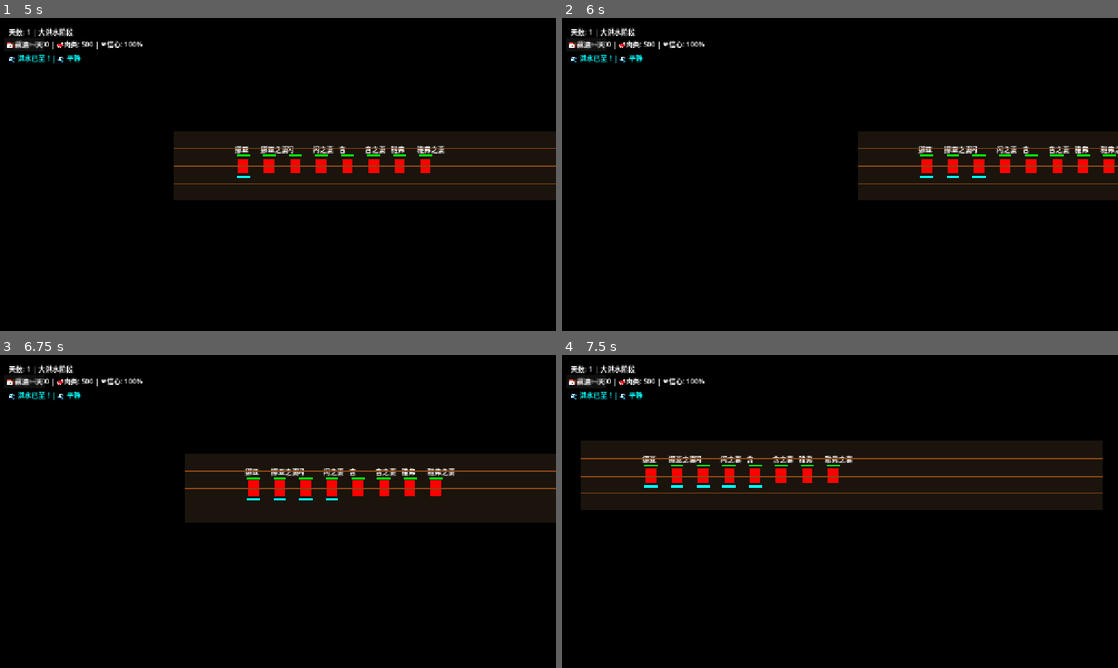
Above: before the commit, frames 1-4 (two rows, left to right).
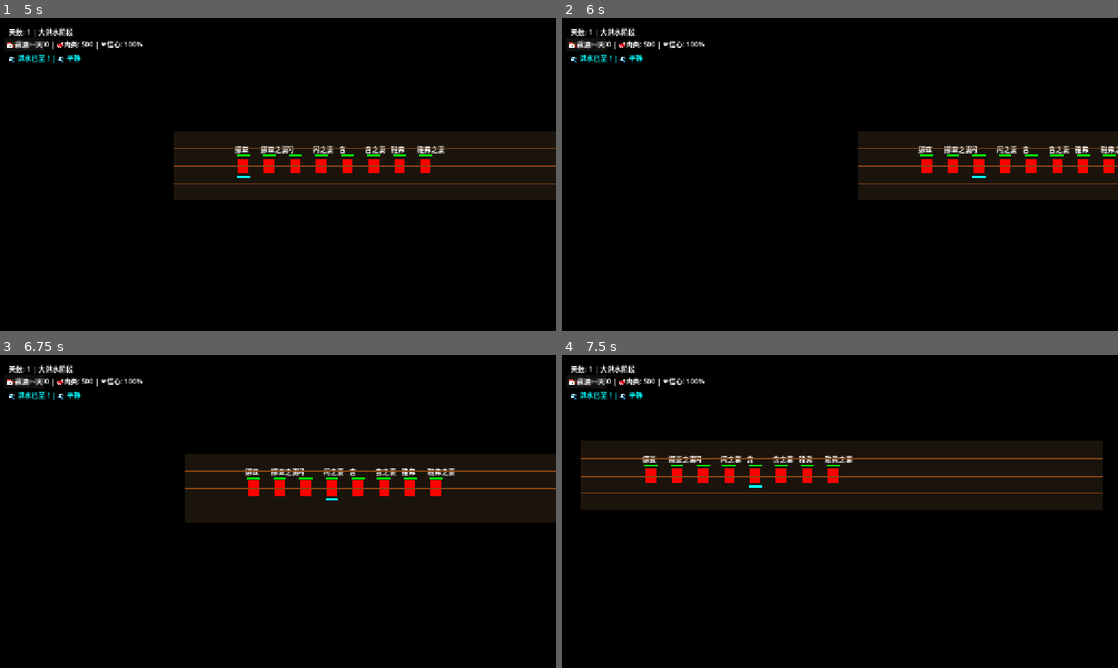
Above: after the commit, the same moments.

Repository: AirtisTech/project_covenant1
Game: Godot game, scene res://scenes/world/ark_scene.tscn
The game is run twice, just before and just after one commit, with the same random seed, the same clock (stepped at 60 frames per second) and the same inputs.
Inputs (mouse positions are in pixels of both pictures, inside the frame that each line leads up to):
- Up to frame 1 (5 s): click "🌊 洪水已至，登船！" at 0.5 s; click "⏩ 测试: 跳到大洪水" at 1.25 s; click "📅 前进一天" at 2 s; click "📅 前进一天" at 2.75 s; click "📅 前进一天" at 3.5 s; tap Enter at 4.25 s; drag from (88, 171) to (244, 171) at 4.27 s
- Up to frame 2 (6 s): tap Space at 5 s; drag from (828, 171) to (990, 171) at 5.02 s; tap Enter at 5.75 s; move the mouse to (979, 171) at 5.77 s; click (979, 171) at 5.92 s
- Up to frame 3 (6.75 s): tap Space at 6.5 s; drag from (444, 508) to (111, 464) at 6.52 s
- Up to frame 4 (7.5 s): tap Enter at 7.25 s; drag from (701, 464) to (867, 511) at 7.27 s

Frame 1 is identical in both runs. In frame 2, less than 0.1% of the frame differs, in the area x 64-72%, y 50-52%; in frame 3, less than 0.1%; in frame 4, less than 0.1%, in the area x 14-32%, y 41-43%.
Error before the commit: Invalid call. Nonexistent function 'unproject_position' in base 'Camera2D (game_camera.gd)'. (res://scripts/globals/click_to_move.gd:62)

Commit message:
Fix: Replace unproject_position with 2D equivalent and correct screen-to-world conversion

Diff:
--- a/scripts/globals/click_to_move.gd
+++ b/scripts/globals/click_to_move.gd
@@ -59,7 +59,7 @@
 		if is_instance_valid(member):
 			var camera = get_viewport().get_camera_2d()
 			if camera:
-				var screen_pos_of_agent = camera.unproject_position(member.global_position)
+				var screen_pos_of_agent = member.get_global_transform_with_canvas().origin
 				# 触屏需要更大的点击范围
 				var touch_range = 50
 				if screen_pos.distance_to(screen_pos_of_agent) < touch_range:
@@ -86,7 +86,7 @@
 	if not camera:
 		return
 
-	var world_pos = camera.get_global_transform().affine_inverse() * screen_pos
+	var world_pos = get_viewport().get_canvas_transform().affine_inverse() * screen_pos
 
 	if agent.has_method("move_to"):
 		agent.move_to(world_pos)
